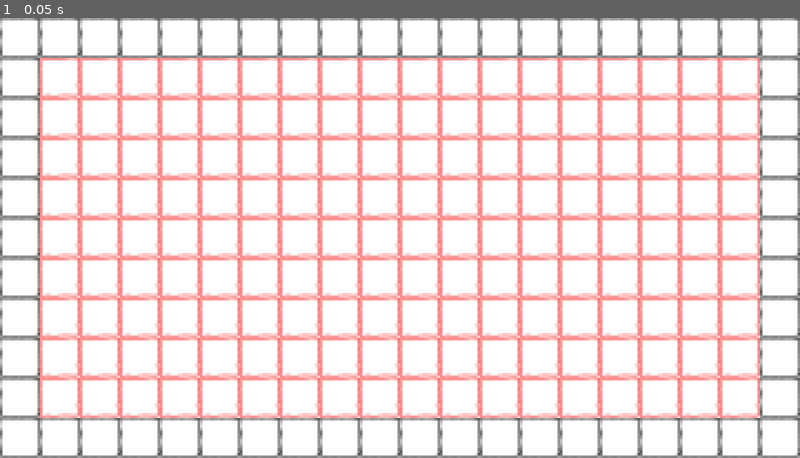
Above: before the commit, frame 1.
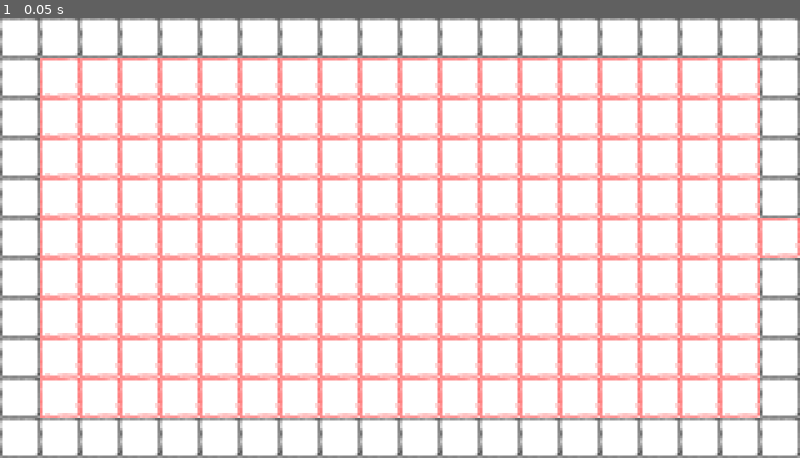
Above: after the commit, the same moment.

Repository: Oatcheese/Ghost-Catchin
Game: Godot game, scene res://Scenes/StartRoom.tscn
Two runs of this game, one before a commit and one after it. Both use one fixed random seed, a clock stepped at 60 frames per second and the inputs below. This scene is started directly instead of the project's main scene.
Inputs:
- Up to frame 1 (0.05 s): no input

The runs differ from the first frame. In frame 1, 0.1% of the frame differs, in the area x 95-100%, y 45-55%.

Commit message:
added door script

Diff:
--- a/Scenes/StartRoom.tscn
+++ b/Scenes/StartRoom.tscn
@@ -2,6 +2,7 @@
 
 [ext_resource type="Texture2D" uid="uid://cr26771hxute6" path="res://Sprites/floor-tile.png" id="1_a4mgr"]
 [ext_resource type="Texture2D" uid="uid://hr1venry45um" path="res://Sprites/wall-tile.png" id="2_d4b1u"]
+[ext_resource type="Script" uid="uid://u214hb2flxv8" path="res://Scripts/Door.gd" id="3_d4b1u"]
 
 [sub_resource type="TileSetAtlasSource" id="TileSetAtlasSource_18u5k"]
 texture = ExtResource("1_a4mgr")
@@ -15,11 +16,26 @@
 sources/0 = SubResource("TileSetAtlasSource_18u5k")
 sources/1 = SubResource("TileSetAtlasSource_hr4lj")
 
+[sub_resource type="RectangleShape2D" id="RectangleShape2D_a35do"]
+size = Vector2(16, 16)
+
 [node name="StartRoom" type="Node2D" unique_id=329816156]
 
 [node name="FloorTiles" type="TileMapLayer" parent="." unique_id=1914375908]
 tile_map_data = PackedByteArray("AAABAAEAAAAAAAAAAAABAAIAAAAAAAAAAAABAAMAAAAAAAAAAAABAAQAAAAAAAAAAAABAAUAAAAAAAAAAAABAA …(3440 unchanged characters)…
 tile_set = SubResource("TileSet_u6g2q")
 
-[node name="Marker2D" type="Marker2D" parent="." unique_id=1924532586]
+[node name="SpawnPoint" type="Marker2D" parent="." unique_id=1924532586]
 position = Vector2(113, 92)
+
+[node name="Door" type="Area2D" parent="." unique_id=1758795203]
+position = Vector2(217, 25)
+script = ExtResource("3_d4b1u")
+
+[node name="CollisionShape2D" type="CollisionShape2D" parent="Door" unique_id=402300083]
+position = Vector2(95, 63)
+shape = SubResource("RectangleShape2D_a35do")
+
+[node name="Sprite2D" type="Sprite2D" parent="Door" unique_id=1143308278]
+position = Vector2(95, 63)
+texture = ExtResource("1_a4mgr")
--- /dev/null
+++ b/Scripts/Door.gd
@@ -0,0 +1,17 @@
+extends Area2D
+
+@export var next_room_scene: PackedScene
+@export var spawn_marker_name: String = "SpawnPoint"
+
+func _on_body_entered(body: Node2D) -> void:
+	if body.is_in_group("player"):
+		GameManager.room_change_requested.emit(next_room_scene, spawn_marker_name)
+
+# Called when the node enters the scene tree for the first time.
+func _ready() -> void:
+	pass # Replace with function body.
+
+
+# Called every frame. 'delta' is the elapsed time since the previous frame.
+func _process(delta: float) -> void:
+	pass
Not shown, added: Scripts/Door.gd.uid
